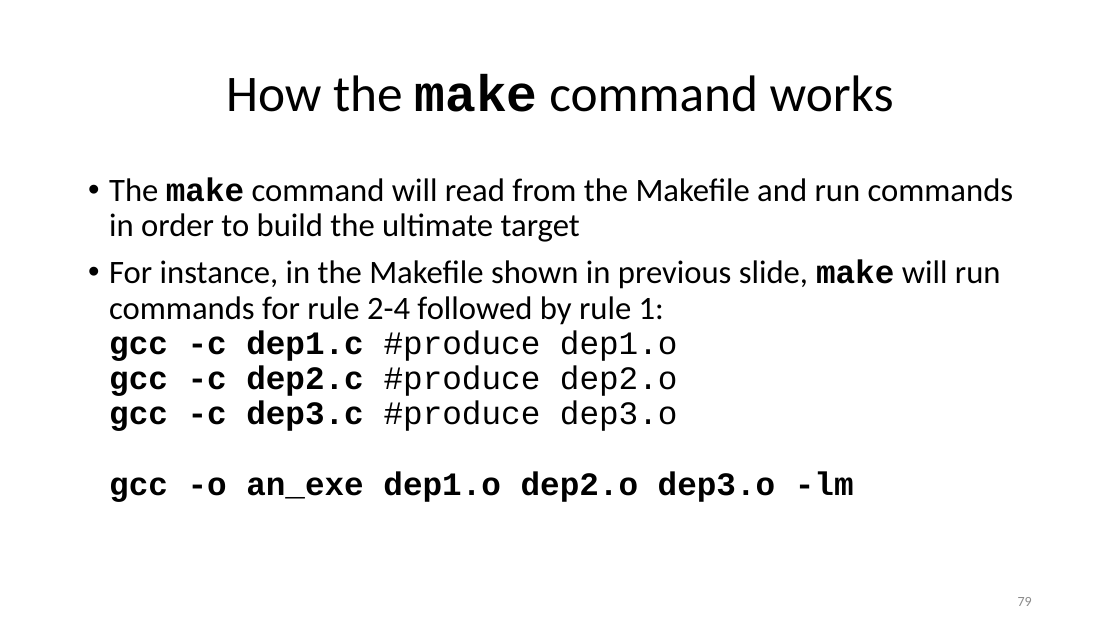
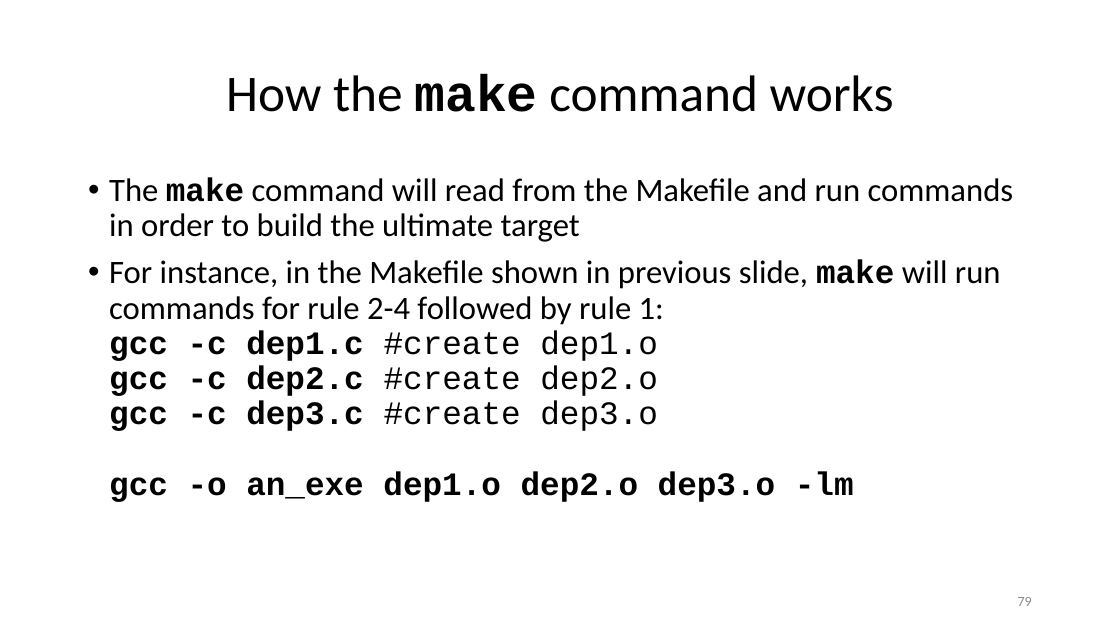
Before and after one commit to ketancmaheshwari/lisa19, a slide deck: slide 79 of lpt_LISA.pptx. Drawn at 1120x630 pixels with LibreOffice and Linux fonts; fonts in the diff are those of the drawing. Boxes give left, top, right and bottom in pixels: in the first picture for what was removed or moved away, otherwise in the second. Text is boxed around its words. In the diff, an @@ line names an element or a change of style, - is before the commit and + after.

```diff
--- a/lpt_LISA.pptx
+++ b/lpt_LISA.pptx
@@ text at box(109, 260, 1001, 502): text changed @@
-• For instance, in the Makefile shown in previous slide, make will run commands for rule 2-4 followed by rule 1:
-  gcc -c dep1.c #produce dep1.o
-  gcc -c dep2.c #produce dep2.o
-  gcc -c dep3.c #produce dep3.o
-  gcc -o an_exe dep1.o dep2.o dep3.o -lm
+• For instance, in the Makefile shown in previous slide, make will run commands for rule 2-4 followed by rule 1:
+  gcc -c dep1.c #create dep1.o
+  gcc -c dep2.c #create dep2.o
+  gcc -c dep3.c #create dep3.o
+  gcc -o an_exe dep1.o dep2.o dep3.o -lm
```
Also in this commit, not shown: 6 other slides changed, 1 slide removed, 1 other file.
